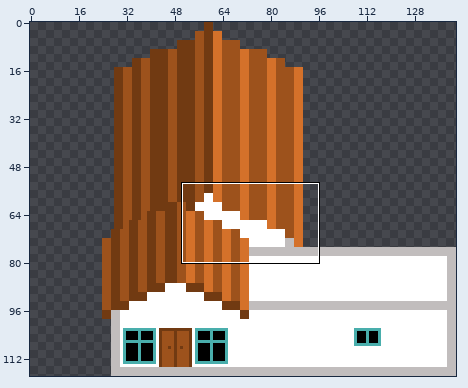
One commit to this sprite sheet: assets/locations/home.png. Above: a wide view before the commit, with the close-up outlined.
Close-up. First the earlier version:
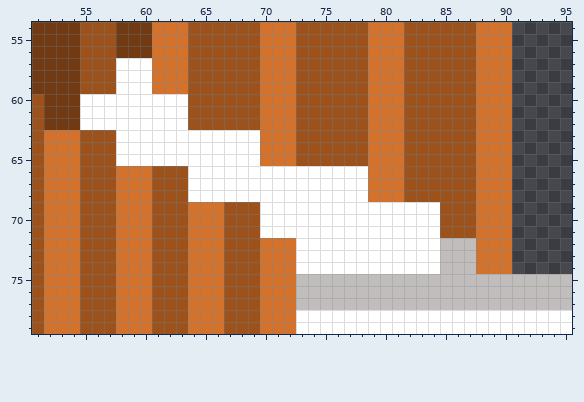
The file is 128x128 pixels. Shown: x 51..95, y 54..79. The old version is drawn lined up with the new one, on the new canvas. The commit also changed other parts of the picture, which this record leaves out.
After the commit:
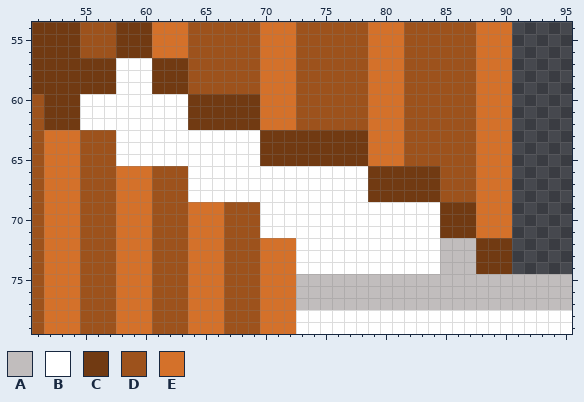
Palette (. is transparent): A #c1bdbd  B #ffffff  C #713a12  D #9d521c  E #d4712a
The exact change:
canvas 128x128 -> 142x118, the old top-left corner now at 21,-3 (the part of the old canvas that was cut away was empty and is not shown)
The edit turns colour D into colour C in rows 57 to 59 at x 55 to 57; in rows 60 to 62 at x 64 to 69; in rows 63 to 65 at x 73 to 78; in rows 66 to 68 at x 82 to 84; in rows 69 to 71 at x 85 to 87.
The edit turns colour E into colour C in rows 57 to 59 at x 61 to 63; in rows 63 to 65 at x 70 to 72; in rows 66 to 68 at x 79 to 81; in rows 72 to 74 at x 88 to 90.
Where, in picture pixels (left, top, right, bottom), the same in both close-ups:
changed: (80, 58, 512, 274)
